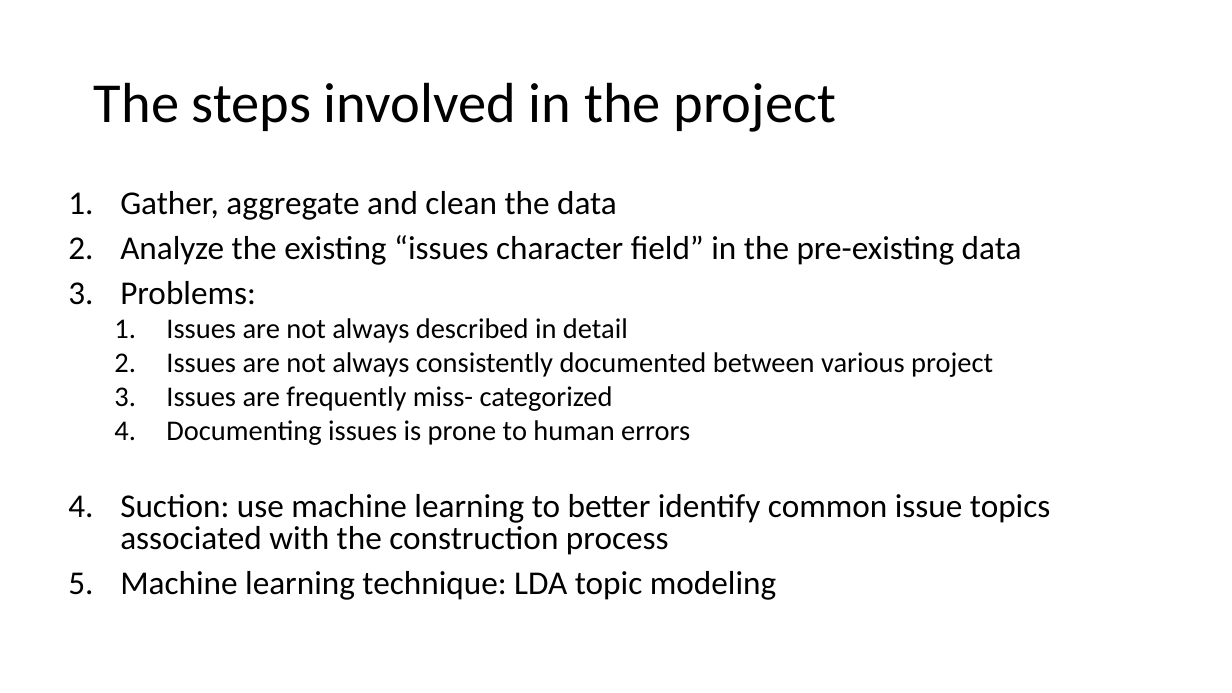
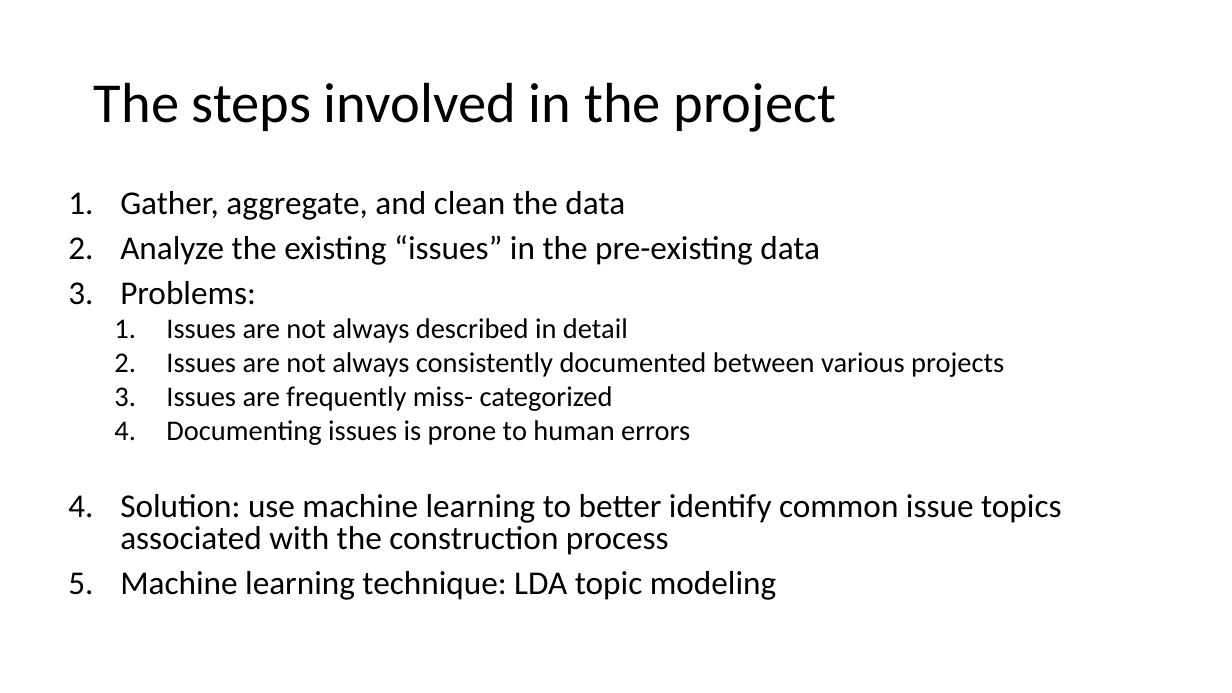
Before and after one commit to zigot1/PROJECT_03, a slide deck: slide 3 of powerpoint.pptx. Drawn at 1232x693 pixels with LibreOffice and Linux fonts; fonts in the diff are those of the drawing. Boxes give left, top, right and bottom in pixels: in the first picture for what was removed or moved away, otherwise in the second. Text is boxed around its words. In the diff, an @@ line names an element or a change of style, - is before the commit and + after.

Commit message:
P3_20200408
TZ_01

```diff
--- a/powerpoint.pptx
+++ b/powerpoint.pptx
@@ text at <box>120,191,820,265</box>: text changed @@
-1. Gather, aggregate and clean the data
-2. Analyze the existing “issues character field” in the pre-existing data
+1. Gather, aggregate, and clean the data
+2. Analyze the existing “issues” in the pre-existing data
@@ text at <box>166,352,1004,377</box>: text changed @@
-  2. Issues are not always consistently documented between various project
+  2. Issues are not always consistently documented between various projects
@@ text at <box>120,494,1061,555</box>: text changed @@
-4. Suction: use machine learning to better identify common issue topics associated with the construction process
+4. Solution: use machine learning to better identify common issue topics associated with the construction process
```
Also in this commit, not shown: 2 other slides changed, 1 slide added.
